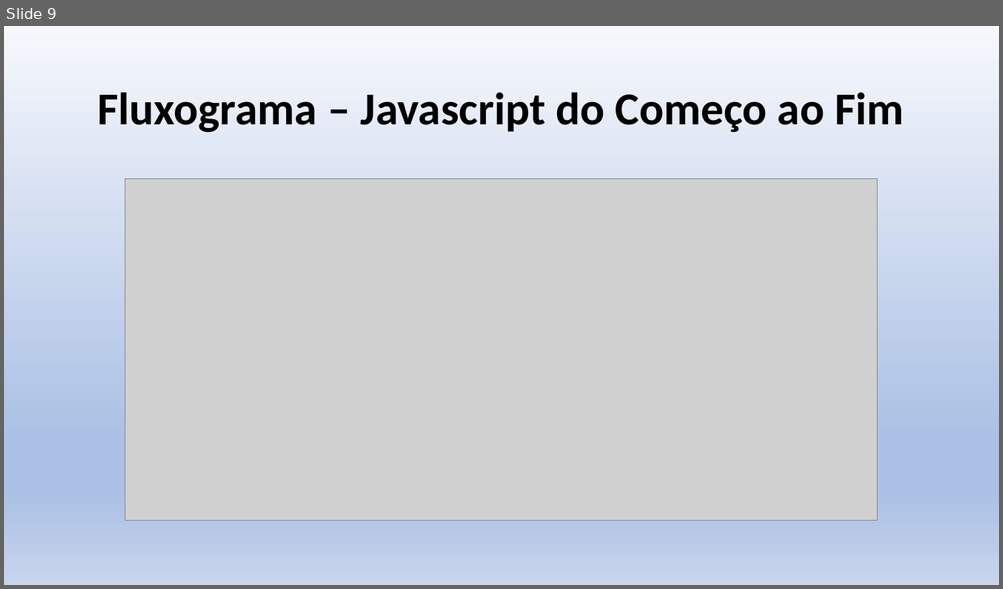
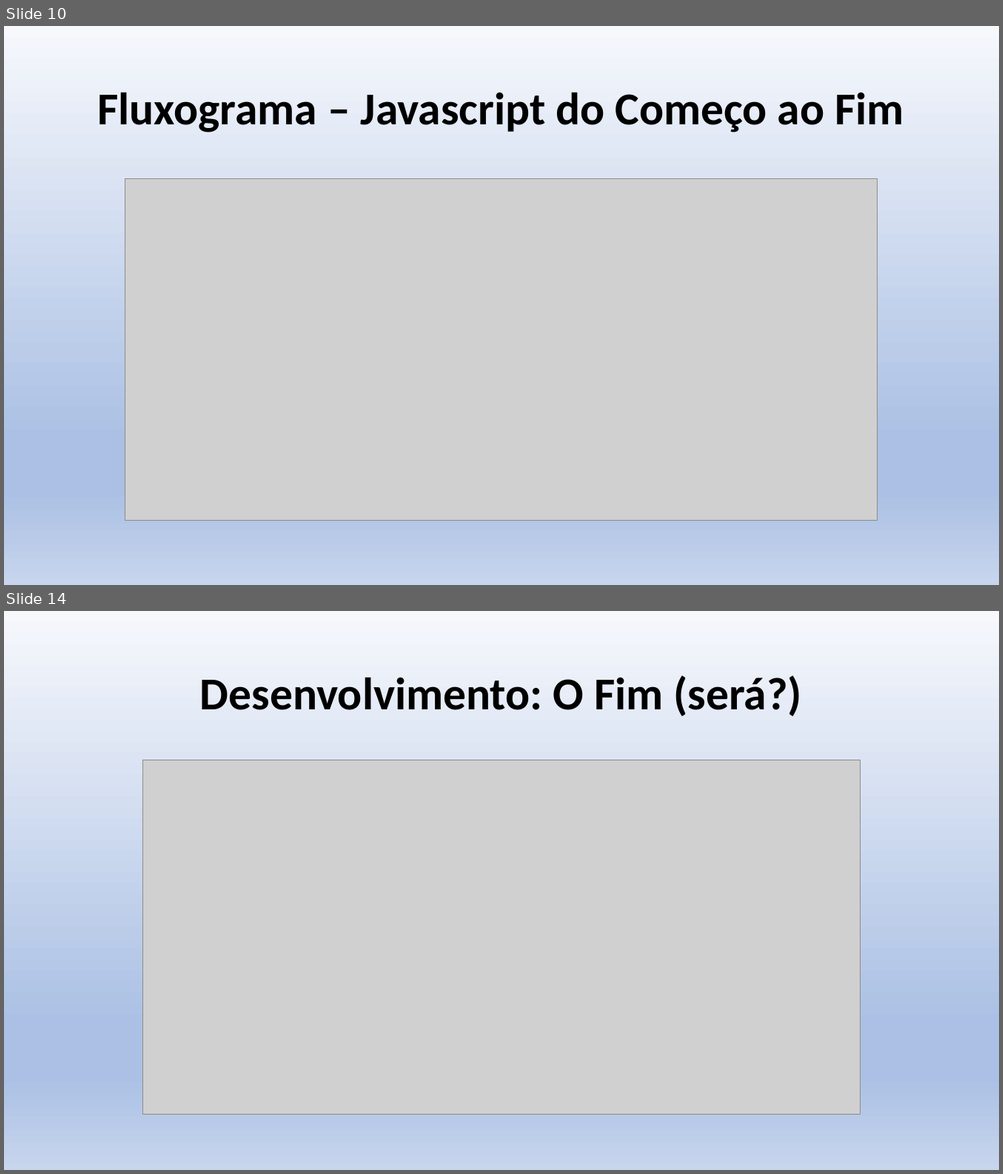
Before and after one commit to bprates10/banda-mestra-web, a slide deck: Banda Mestra Ap1.pptx. Shown one above the other, each under a label of ours: slide 9 before the commit, slides 10 and 14 after it; the slides between them are not shown. The pictures are 1003x589 and 1003x1174 pixels, drawn with LibreOffice and Linux fonts; fonts in the diff are those of the drawing; grey boxes stand for pictures. Boxes give left, top, right and bottom in pixels: in the first picture for what was removed or moved away, otherwise in the second. Text is boxed around its words. In the diff, an @@ line names an element or a change of style, - is before the commit and + after.

```diff
--- a/Banda Mestra Ap1.pptx
+++ b/Banda Mestra Ap1.pptx
@@ slide 14 added at bbox=[4, 611, 999, 1170], background gradient #F6F8FC to #ABC0E4 to #C7D5ED @@
@@ title added at bbox=[200, 675, 802, 716], 44 pt, text #000000, bold @@
+Desenvolvimento: O Fim (será?)
@@ picture added at bbox=[143, 760, 860, 1116] @@
@@ what was slide 9 is now slide 10 @@
```
Also in this commit, not shown: 10 slides changed, 5 other slides added, 1 slide removed, 6 other files.
